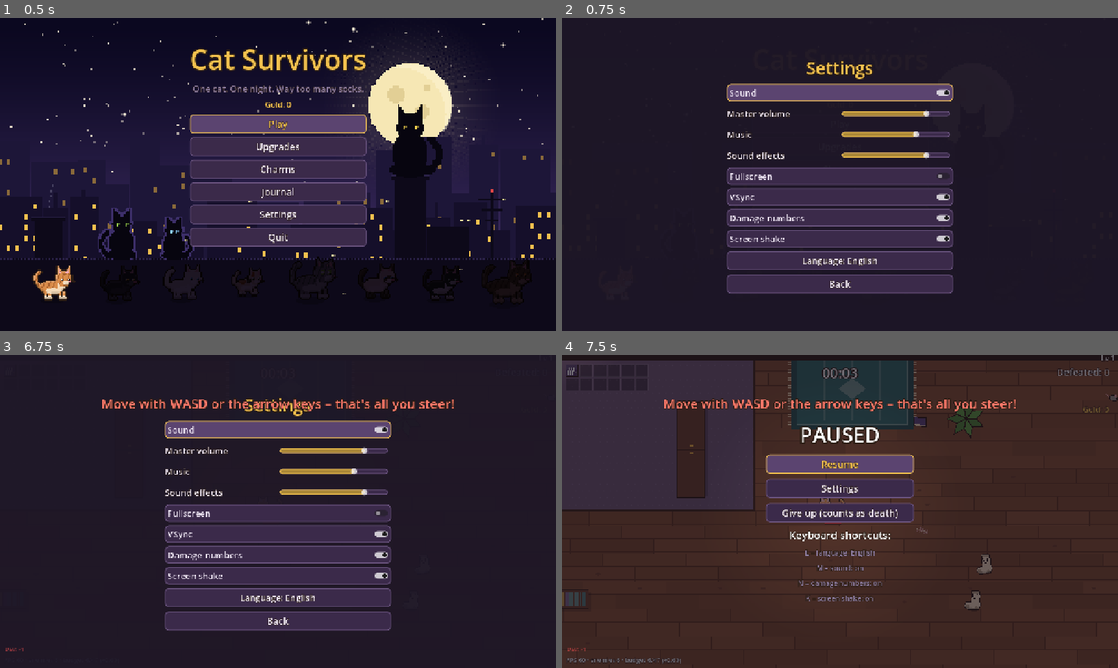
Above: before the commit, frames 1-4 (two rows, left to right).
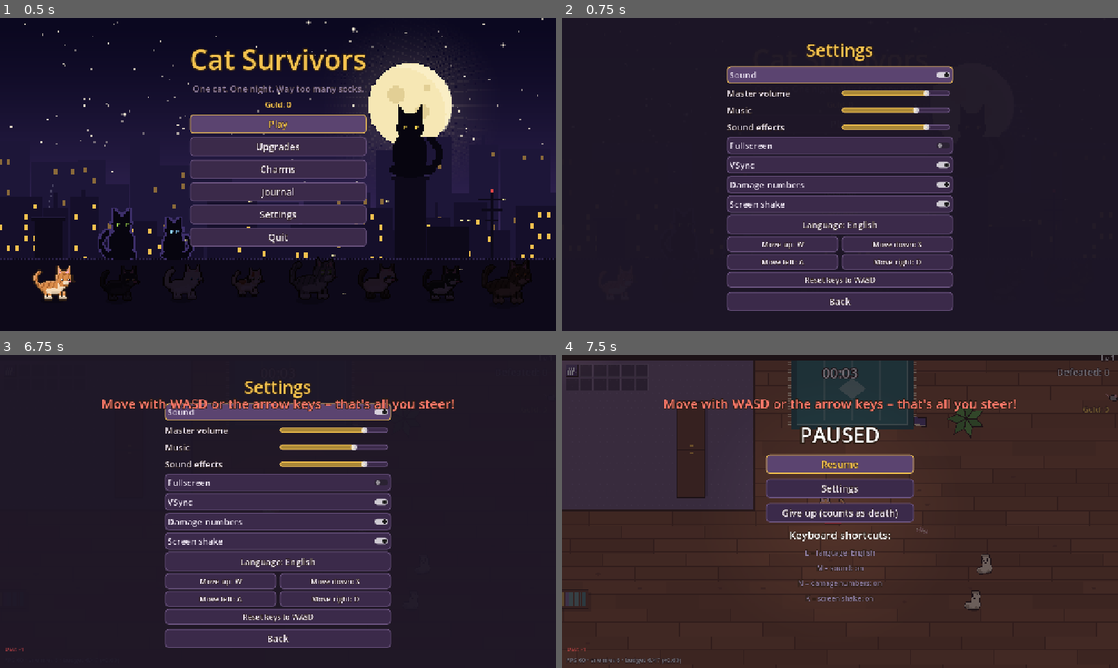
Above: after the commit, the same moments.

Repository: johnniccon01/cat-survivors
Game: Godot game, scene res://scenes/main_menu.tscn
Same seed, same stepped clock (60 frames per second), same inputs: the game is played once before the commit and once after it.
Inputs (mouse positions are in pixels of both pictures, inside the frame that each line leads up to):
- Up to frame 1 (0.5 s): no input
- Up to frame 2 (0.75 s): click "Settings" at 0.5 s
- Up to frame 3 (6.75 s): click "Back" at 1.25 s; click "Play" at 2 s; tap Enter (ui_accept) at 2.75 s; move the mouse to (400, 495) at 2.77 s; hold D (move_right) 2.78-3.53 s; hold X (challenges) 2.78-3.53 s; click (400, 495) at 2.92 s; tap U (shop) at 3.02, 3.32, 3.77, 4.07, 5.27, 5.57, 6.02, 6.32 s; move the mouse to (166, 527) at 3.52 s; hold S (move_down) 3.53-4.28 s; tap C (charms) at 3.6 s; move the mouse to (333, 442) at 4.27 s; hold D (move_right) 4.28-5.03 s; hold E (endless) 4.28-5.03 s; move the mouse to (250, 574) at 5.02 s; hold W (move_up) 5.03-5.78 s; tap G (goals) at 5.1 s; click (250, 574) at 5.17 s; move the mouse to (444, 558) at 5.77 s; hold A (move_left) 5.78-6.5 s; hold J (journal) 5.78-6.5 s; tap Escape (pause) at 6.4 s; click "Settings" at 6.5 s
- Up to frame 4 (7.5 s): click "Back" at 7.25 s

Frame 1 is identical in both runs. In frame 2, 19% of the frame differs, in the area x 29-71%, y 8-94%; in frame 3, 18%; in frame 4, nothing differs.

Commit message:
Rebindable movement keys in the settings
Settings lists the four movement keys (two columns, so the panel still
fits): pick one, press the new key (Esc cancels). Saved in settings.cfg;
arrow keys and the gamepad always keep working. A reset button brings back
WASD.

Co-Authored-By: Claude Opus 5.5 <noreply@anthropic.com>

Diff:
--- a/locale/translations.csv
+++ b/locale/translations.csv
@@ -740,3 +740,9 @@
 QB_STORY_2,Search the old trunk in the Basement.,Prehľadaj starú truhlu v Pivnici.
 QB_STORY_3,Dig up what the map points to (Garden).,"Vyhrab, kam ukazuje mapa (Záhrada)."
 QB_STORY_4,Read the note on the Rooftop antenna.,Prečítaj odkaz na anténe na Streche.
+SET_KEY_MOVE_UP,Move up,Pohyb hore
+SET_KEY_MOVE_DOWN,Move down,Pohyb dole
+SET_KEY_MOVE_LEFT,Move left,Pohyb vľavo
+SET_KEY_MOVE_RIGHT,Move right,Pohyb vpravo
+SET_KEY_WAITING,press a key… (Esc cancels),stlač kláves… (Esc zruší)
+SET_KEYS_RESET,Reset keys to WASD,Vrátiť klávesy na WASD
--- a/scripts/autoload/settings.gd
+++ b/scripts/autoload/settings.gd
@@ -17,6 +17,10 @@
 var sfx_volume := 0.8
 var fullscreen := false
 var vsync := true
+## Rebound movement keys: action -> physical keycode (replaces WASD; the
+## arrow keys and the gamepad keep working).
+var keys: Dictionary = {}
+const REBINDABLE: Array[String] = ["move_up", "move_down", "move_left", "move_right"]
 
 
 func _ready() -> void:
@@ -31,6 +35,9 @@
 		sfx_volume = cfg.get_value("audio", "sfx", sfx_volume)
 		fullscreen = cfg.get_value("display", "fullscreen", fullscreen)
 		vsync = cfg.get_value("display", "vsync", vsync)
+		keys = cfg.get_value("controls", "keys", {})
+	for action: String in keys:
+		_apply_key(action, keys[action])
 	if language not in LANGUAGES:
 		language = LANGUAGES[0]
 	TranslationServer.set_locale(language)
@@ -124,4 +131,36 @@
 	cfg.set_value("audio", "sfx", sfx_volume)
 	cfg.set_value("display", "fullscreen", fullscreen)
 	cfg.set_value("display", "vsync", vsync)
+	cfg.set_value("controls", "keys", keys)
 	cfg.save(PATH)
+
+
+## The first (main) key of a movement action, e.g. "W".
+func key_name(action: String) -> String:
+	for e: InputEvent in InputMap.action_get_events(action):
+		if e is InputEventKey:
+			return OS.get_keycode_string((e as InputEventKey).physical_keycode)
+	return "—"
+
+
+## Puts `keycode` in place of the action's first key and remembers it.
+func rebind(action: String, keycode: int) -> void:
+	keys[action] = keycode
+	_apply_key(action, keycode)
+	_save()
+
+
+func reset_keys() -> void:
+	for action: String in keys:
+		_apply_key(action, {"move_up": KEY_W, "move_down": KEY_S, "move_left": KEY_A, "move_right": KEY_D}[action])
+	keys.clear()
+	_save()
+
+
+func _apply_key(action: String, keycode: int) -> void:
+	if not InputMap.has_action(action):
+		return
+	for e: InputEvent in InputMap.action_get_events(action):
+		if e is InputEventKey:
+			(e as InputEventKey).physical_keycode = keycode as Key
+			return
--- a/scripts/ui/settings_panel.gd
+++ b/scripts/ui/settings_panel.gd
@@ -14,6 +14,9 @@
 var _numbers: CheckButton
 var _shake: CheckButton
 var _first: Control
+## Movement key buttons, and the action waiting for a new key (or "").
+var _key_buttons: Dictionary = {}
+var _waiting := ""
 
 
 func _ready() -> void:
@@ -22,7 +25,7 @@
 	var box := UiStyle.overlay(self, 0.97)
 	box.add_child(UiStyle.label("SETTINGS_TITLE", 40, UiStyle.GOLD))
 	_rows = VBoxContainer.new()
-	_rows.add_theme_constant_override("separation", 8)
+	_rows.add_theme_constant_override("separation", 5)
 	box.add_child(_rows)
 
 	_sound = _toggle("SET_SOUND", not Settings.muted, func(on: bool) -> void:
@@ -48,6 +51,27 @@
 		_refresh_language())
 	_rows.add_child(_language)
 	_refresh_language()
+	# Movement keys in two columns to keep the panel on screen.
+	var grid := GridContainer.new()
+	grid.columns = 2
+	grid.add_theme_constant_override("h_separation", 8)
+	grid.add_theme_constant_override("v_separation", 5)
+	_rows.add_child(grid)
+	for action: String in Settings.REBINDABLE:
+		var b := UiStyle.button("", 256, 17)
+		b.custom_minimum_size.y = 32
+		b.pressed.connect(func() -> void:
+			_waiting = action
+			_refresh_keys())
+		grid.add_child(b)
+		_key_buttons[action] = b
+	var reset := UiStyle.button("SET_KEYS_RESET", 520, 17)
+	reset.custom_minimum_size.y = 32
+	reset.pressed.connect(func() -> void:
+		Settings.reset_keys()
+		_refresh_keys())
+	_rows.add_child(reset)
+	_refresh_keys()
 
 	var back := UiStyle.button("SET_BACK", 520)
 	back.pressed.connect(close)
@@ -67,8 +91,29 @@
 
 
 func close() -> void:
+	_waiting = ""
 	visible = false
 	closed.emit()
+
+
+func _refresh_keys() -> void:
+	for action: String in _key_buttons:
+		var b: Button = _key_buttons[action]
+		var key := tr("SET_KEY_WAITING") if action == _waiting else Settings.key_name(action)
+		b.text = "%s: %s" % [tr("SET_KEY_%s" % action.to_upper()), key]
+
+
+## While waiting for a new movement key, the next key press is it (Esc
+## cancels). _input so the press doesn't also click a button.
+func _input(event: InputEvent) -> void:
+	if not visible or _waiting == "" or not (event is InputEventKey) or not event.is_pressed() or event.is_echo():
+		return
+	get_viewport().set_input_as_handled()
+	var key := (event as InputEventKey).physical_keycode
+	if key != KEY_ESCAPE:
+		Settings.rebind(_waiting, key)
+	_waiting = ""
+	_refresh_keys()
 
 
 func _unhandled_input(event: InputEvent) -> void:
@@ -83,7 +128,7 @@
 
 func _slider(title: String, value: float, on_change: Callable) -> HSlider:
 	var row := HBoxContainer.new()
-	row.custom_minimum_size = Vector2(520, 40)
+	row.custom_minimum_size = Vector2(520, 34)
 	var l := UiStyle.label(title, 20, UiStyle.TEXT, HORIZONTAL_ALIGNMENT_LEFT)
 	l.custom_minimum_size.x = 260
 	row.add_child(l)
@@ -108,7 +153,7 @@
 	var c := CheckButton.new()
 	c.text = title
 	c.button_pressed = value
-	c.custom_minimum_size = Vector2(520, 40)
+	c.custom_minimum_size = Vector2(520, 34)
 	c.focus_mode = Control.FOCUS_ALL
 	c.add_theme_font_size_override("font_size", 20)
 	c.add_theme_color_override("font_color", UiStyle.TEXT)
--- a/tools/ui_test.gd
+++ b/tools/ui_test.gd
@@ -67,6 +67,12 @@
 	await _press(KEY_ENTER)
 	_expect(settings.visible, "settings open")
 	await _check_trapped(settings, "menu settings")
+	# Rebind "move right" to L and back (not saved: --ui-test).
+	var settings_node := root.get_node("Settings")
+	settings_node.call("rebind", "move_right", KEY_L)
+	_expect(settings_node.call("key_name", "move_right") == "L", "move right rebinds to L")
+	settings_node.call("reset_keys")
+	_expect(settings_node.call("key_name", "move_right") == "D", "keys reset to WASD")
 	await _press(KEY_ESCAPE)
 	_expect(not settings.visible, "settings close on Esc")
 	_expect(_focus_text() == "MENU_PLAY", "after settings focus back on Play (got %s)" % _focus_text())
Binary file changed: locale/translations.en.translation
Binary file changed: locale/translations.sk.translation
Not shown, changed: PLAN.md
